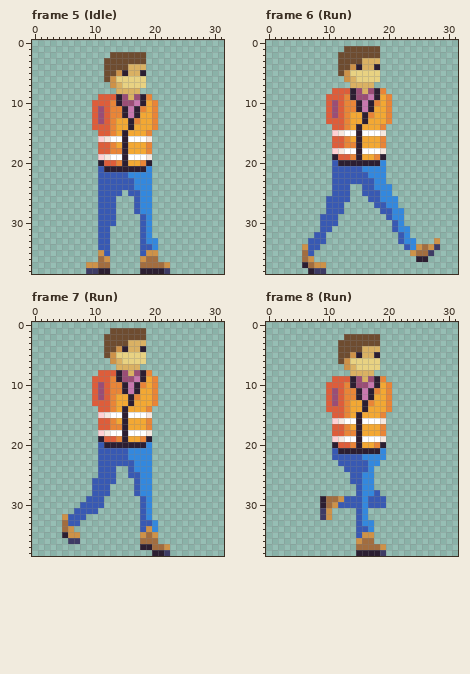
Edited in one commit: pixel-art file (Player/Player.aseprite). This is how it looked before the edit.
32x39 pixels, 13 frames. Shown: frame 5 (Idle), frame 6 (Run), frame 7 (Run), frame 8 (Run). The commit also changed other frames, which this record leaves out.
Once edited:
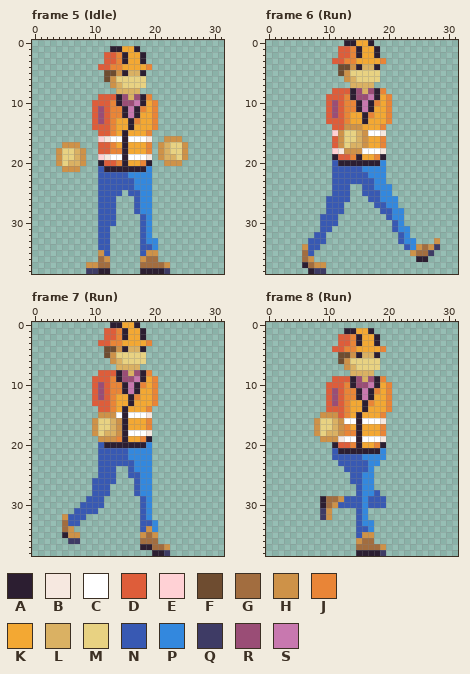
Palette (. is transparent): A #2c1e31  B #f6e8e0  C #ffffff  D #de5d3a  E #ffd1d5  F #6e4c30  G #a26d3f  H #ce9248  J #e98537  K #f3a833  L #dab163  M #e8d282  N #3859b3  P #3388de  Q #3e3b65  R #9a4d76  S #c878af
From old to new:
layer "Hands" added
layer "Helmat" now shown
--- frame 5 (Idle), layers "Helmat", "Hands"
@@ x 9..21 @@
  0 .............
- 1 .............
- 2 ....FFFFFF...
- 3 ...FFFFFFF...
- 4 ...FFFFLLL...
+ 1 ....AAKKA....
+ 2 ...DDJAKKA...
+ 3 ...DDJAKKA...
+ 4 ..DDJJKKKKJ..
  5 ...FFHALLA...
@@ x 0..31 @@
 15 ...........DDJKAKKKJ............
-16 ...........EBCCACCCB............
-17 ...........DDJKAKKKJ............
-18 ...........DDJJAKKKJ............
-19 ...........EBCCACCCB............
-20 ...........ADDJAKKJA............
-21 ...........NAAAAAAAP............
+16 ...........EBCCACCCB..HHH.......
+17 .....HHH...DDJKAKKKJ.HLMMH......
+18 ....HMMLH..DDJJAKKKJ.HLMMH......
+19 ....HMMLH..EBCCACCCB.HLLMH......
+20 ....HMLLH..ADDJAKKJA..HHH.......
+21 .....HHH...NAAAAAAAP............
 22 ...........NNNNNPPPP............
--- frame 6 (Run), layers "Helmat", "Hands"
@@ x 9..21 @@
- 0 .............
- 1 ....FFFFFF...
- 2 ...FFFFFFF...
- 3 ...FFFFLLL...
+ 0 ....AAKKA....
+ 1 ...DDJAKKA...
+ 2 ...DDJAKKA...
+ 3 ..DDJJKKKKJ..
  4 ...FFHALLA...
@@ x 10..18 @@
 13 DDDJKKAKK
-14 .DDJKAKKK
-15 .EBCCACCC
-16 .DDJKAKKK
-17 .DDJJAKKK
-18 .EBCCACCC
+14 .DDHHHKKK
+15 .EHMMLHCC
+16 .DHMMLHKK
+17 .DHMLLHKK
+18 .EBHHHCCC
 19 .ADDJAKKJ
--- frame 7 (Run), layers "Helmat", "Hands"
@@ x 9..21 @@
- 0 .............
- 1 ....FFFFFF...
- 2 ...FFFFFFF...
- 3 ...FFFFLLL...
+ 0 ....AAKKA....
+ 1 ...DDJAKKA...
+ 2 ...DDJAKKA...
+ 3 ..DDJJKKKKJ..
  4 ...FFHALLA...
@@ x 8..16 @@
 14 ...DDJKAK
-15 ...EBCCAC
-16 ...DDJKAK
-17 ...DDJJAK
-18 ...EBCCAC
-19 ...ADDJAK
+15 ...HHHCAC
+16 ..HMMLHAK
+17 ..HMMLHAK
+18 ..HMLLHAC
+19 ...HHHJAK
 20 ...NAAAAA
--- frame 8 (Run), layers "Helmat", "Hands"
@@ x 9..21 @@
  0 .............
- 1 .............
- 2 ....FFFFFF...
- 3 ...FFFFFFF...
- 4 ...FFFFLLL...
+ 1 ....AAKKA....
+ 2 ...DDJAKKA...
+ 3 ...DDJAKKA...
+ 4 ..DDJJKKKKJ..
  5 ...FFHALLA...
@@ x 6..14 @@
 14 ....DDDJK
-15 .....DDJK
-16 .....EBCC
-17 .....DDJK
-18 .....DDJJ
-19 .....EBCC
+15 ...HHHDJK
+16 ..HMMLHCC
+17 ..HMMLHJK
+18 ..HMLLHJJ
+19 ...HHHBCC
 20 .....ADDJ
